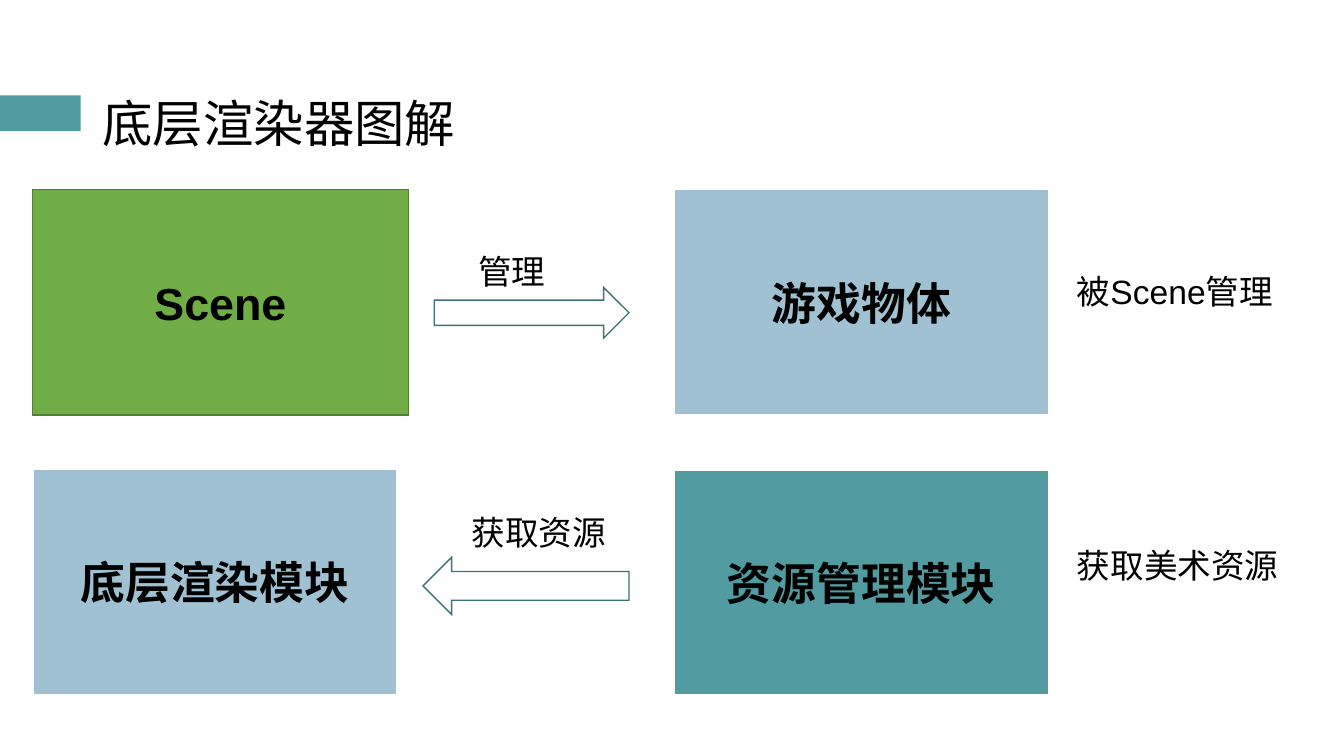
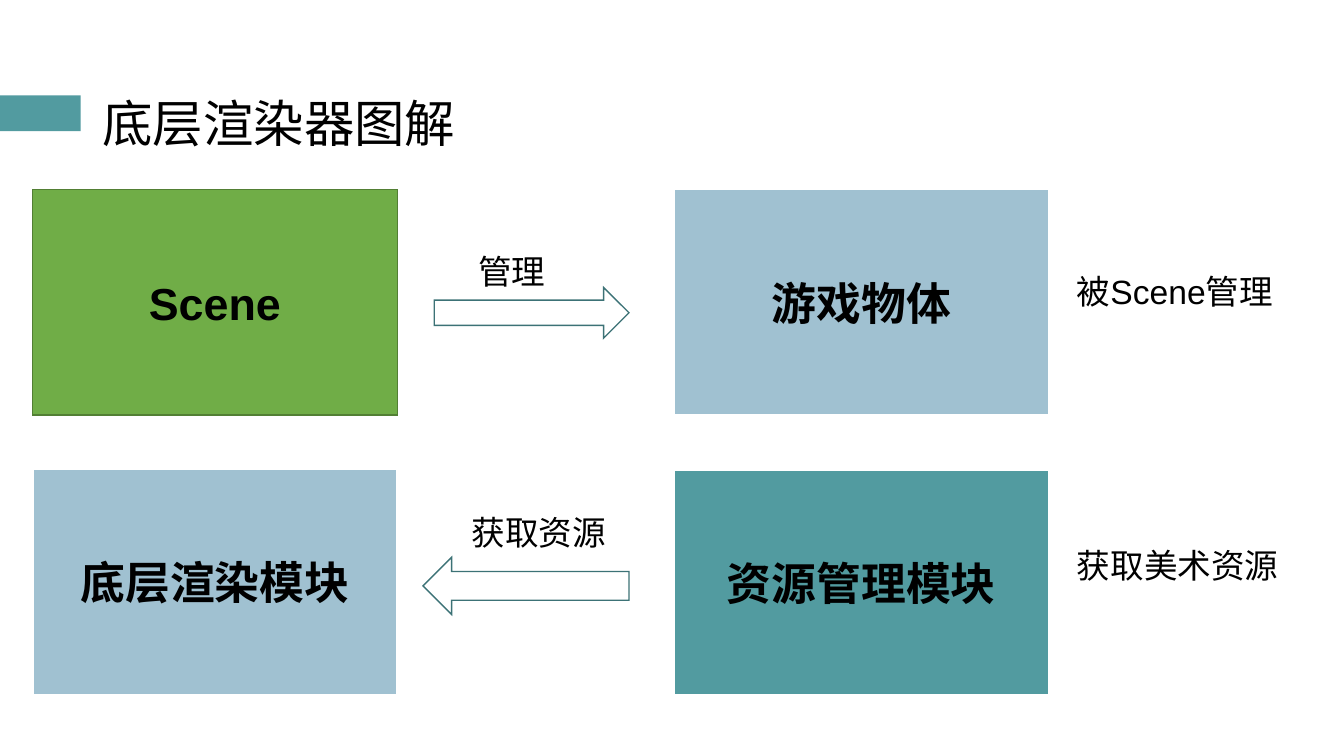
Before and after one commit to atom-chen/Main, a slide deck: slide 15 of OpenGL/答辩PPT.pptx. Drawn at 1344x756 pixels with LibreOffice and Linux fonts; fonts in the diff are those of the drawing. Boxes give left, top, right and bottom in pixels: in the first picture for what was removed or moved away, otherwise in the second. Text is boxed around its words. In the diff, an @@ line names an element or a change of style, - is before the commit and + after.

```diff
--- a/OpenGL/答辩PPT.pptx
+++ b/OpenGL/答辩PPT.pptx
@@ rectangle "Scene": place and size @@
-rectangle "Scene" at box(32, 190, 408, 415)
+rectangle "Scene" at box(32, 190, 397, 415)
```
Also in this commit, not shown: 14 other slides changed.
